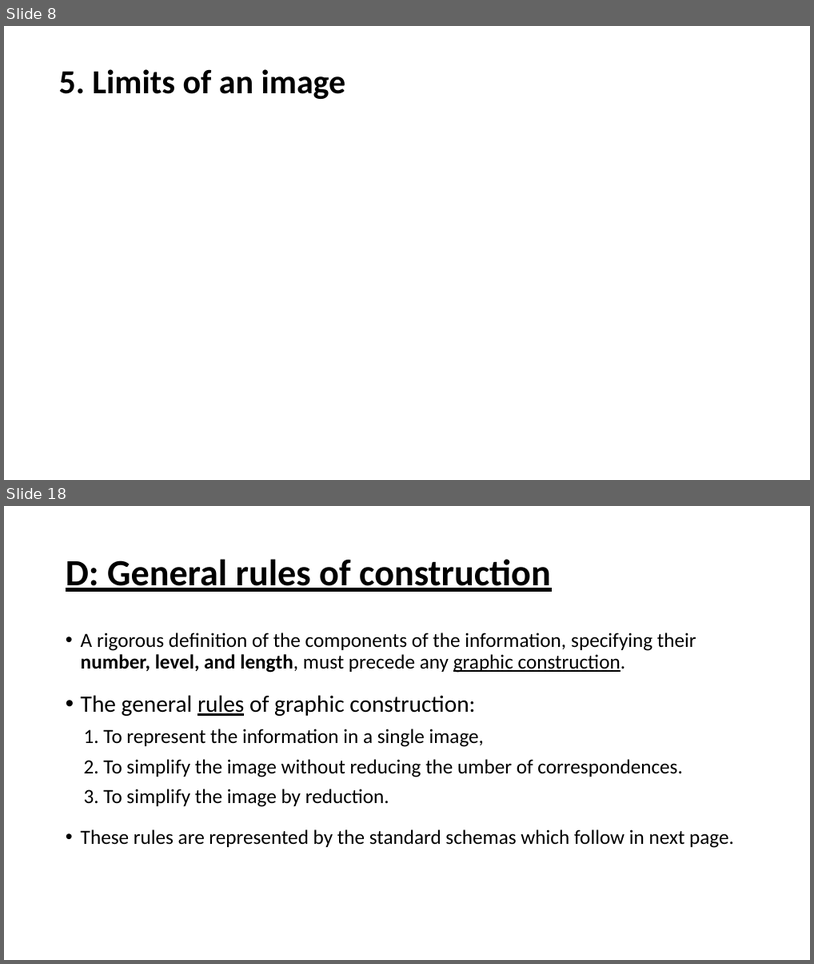
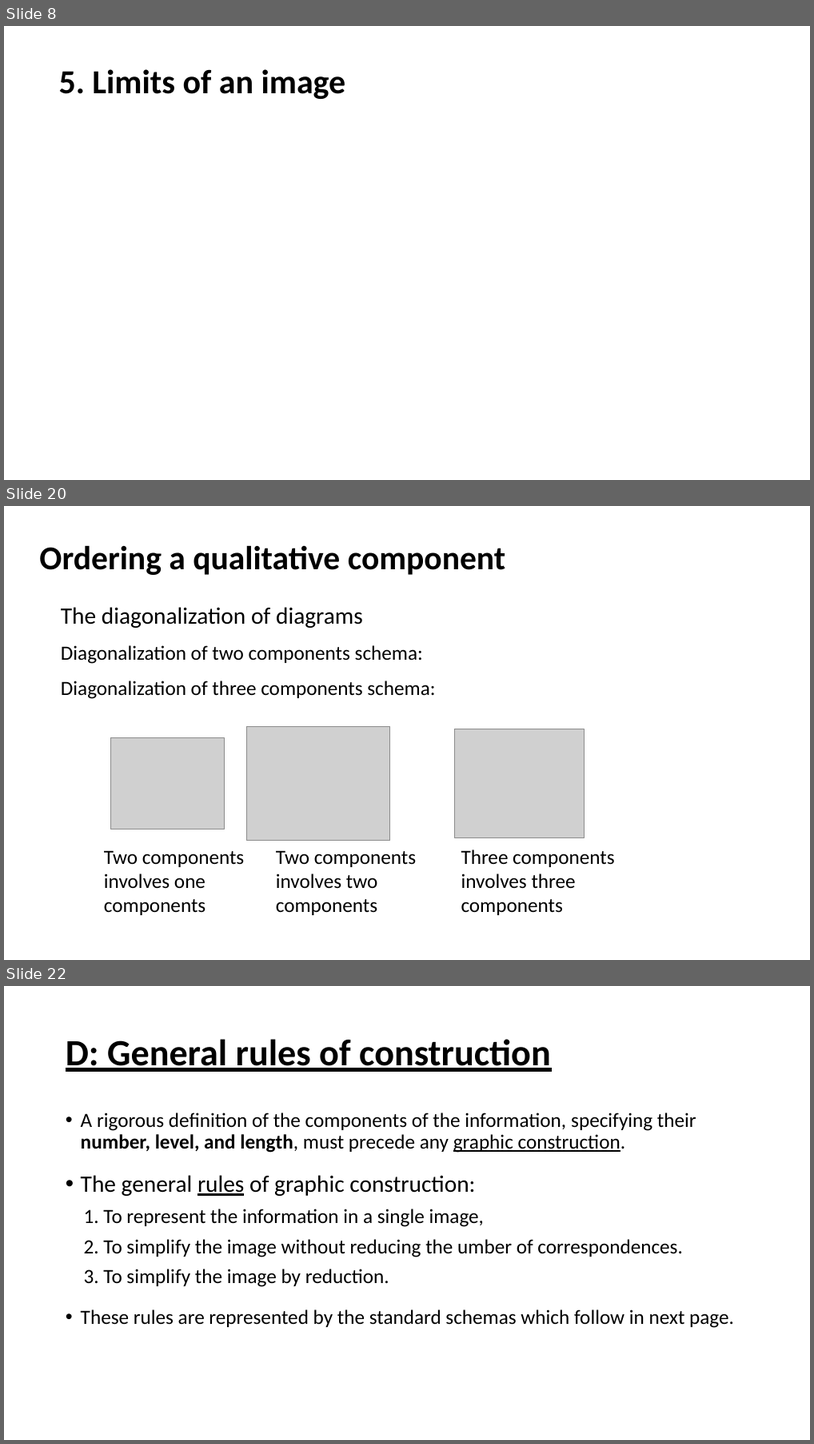
Before and after one commit to Jiaxin-yyjx/Visualization-D3.js-Lab, a slide deck: midterm/SoMSummery.pptx. Shown one above the other, each under a label of ours: slides 8 and 18 before the commit, slides 8, 20 and 22 after it; the slides between them are not shown. The pictures are 814x964 and 814x1444 pixels, drawn with LibreOffice and Linux fonts; fonts in the diff are those of the drawing; grey boxes stand for pictures. Boxes give left, top, right and bottom in pixels: in the first picture for what was removed or moved away, otherwise in the second. Text is boxed around its words. In the diff, an @@ line names an element or a change of style, - is before the commit and + after.

```diff
--- a/midterm/SoMSummery.pptx
+++ b/midterm/SoMSummery.pptx
@@ slide 20 added at bbox=[4, 506, 810, 960], background #FFFFFF @@
@@ title added at bbox=[39, 545, 506, 575], 39.6 pt, text #000000, bold @@
+Ordering a qualitative component
@@ text added at bbox=[61, 607, 435, 699], 24 pt, text #000000 @@
+The diagonalization of diagrams
+Diagonalization of two components schema:
+Diagonalization of three components schema:
@@ picture added at bbox=[110, 738, 224, 828] @@
@@ picture added at bbox=[246, 726, 390, 840] @@
@@ picture added at bbox=[455, 728, 585, 838] @@
@@ text added at bbox=[104, 850, 244, 915], 24 pt, text #000000 @@
+Two components involves one components
@@ text added at bbox=[276, 850, 416, 915], 24 pt, text #000000 @@
+Two components involves two components
@@ text added at bbox=[462, 849, 614, 915], 24 pt, text #000000 @@
+Three components involves three components
@@ what was slide 18 is now slide 22 @@
```
Also in this commit, not shown: 1 slide changed, 10 other slides added, 7 slides removed, 1 other file.
